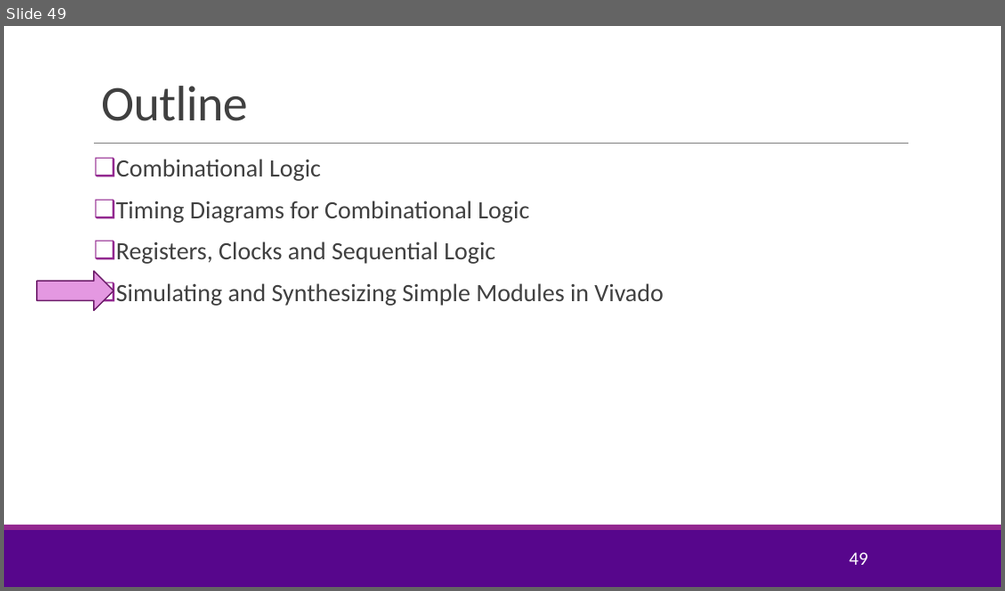
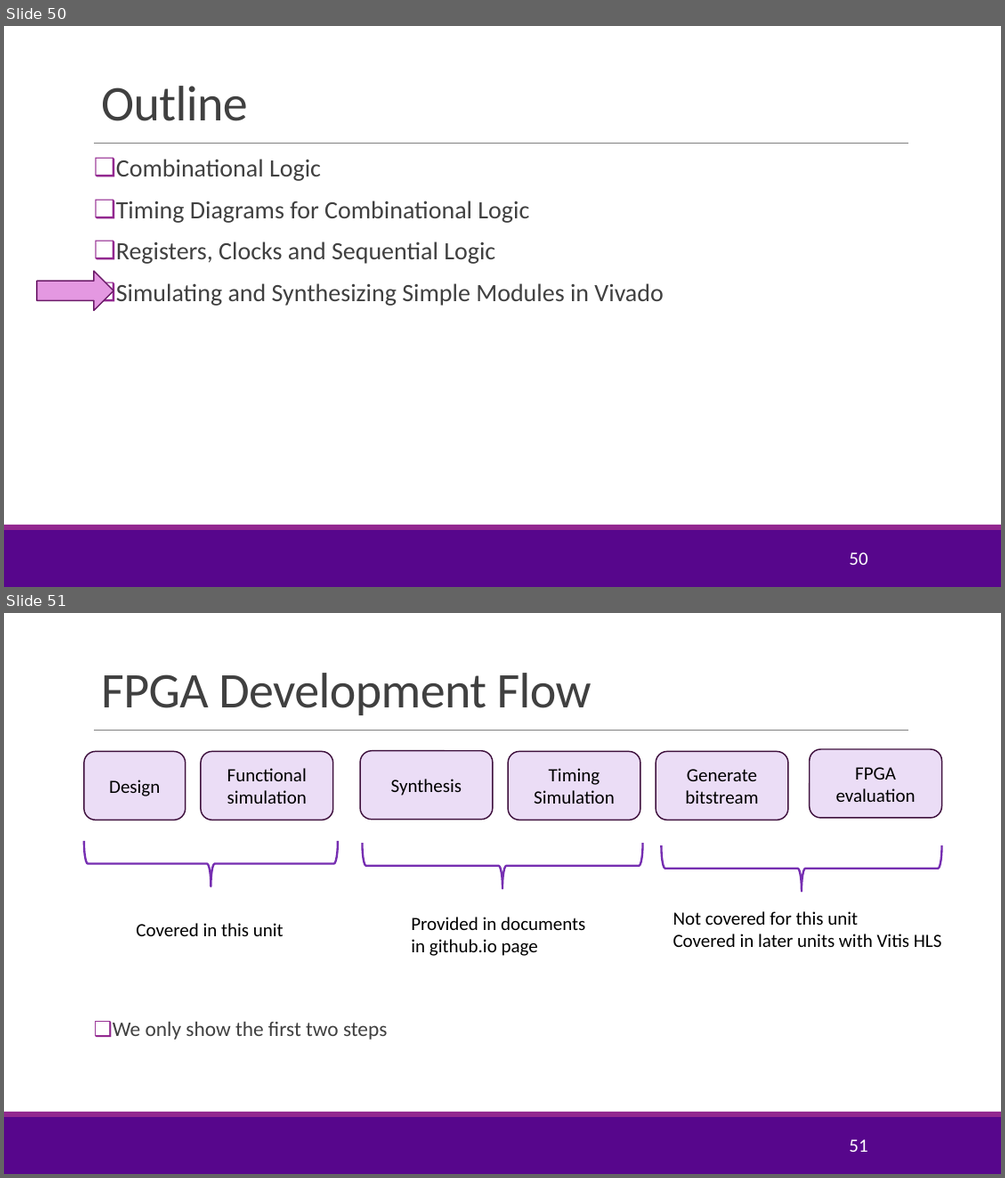
Before and after one commit to sdrangan/hwdesign, a slide deck: units/unit01_basic_logic/basic_logic.pptx. Shown one above the other, each under a label of ours: slide 49 before the commit, slides 50 and 51 after it. The pictures are 1005x591 and 1005x1178 pixels, drawn with LibreOffice and Linux fonts; fonts in the diff are those of the drawing; background and template pictures are left out. Boxes give left, top, right and bottom in pixels: in the first picture for what was removed or moved away, otherwise in the second. Text is boxed around its words. In the diff, an @@ line names an element or a change of style, - is before the commit and + after.

```diff
--- a/units/unit01_basic_logic/basic_logic.pptx
+++ b/units/unit01_basic_logic/basic_logic.pptx
@@ slide 51 added at [4, 613, 1001, 1174], background #FFFFFF; not listed: 3 template elements that a slide beside it also shows @@
@@ title added at [101, 673, 591, 715], 48 pt, text #404040 @@
+FPGA Development Flow
@@ rounded rectangle added at [84, 751, 185, 820], fill #EBDDF6, outline #40113F 1.25 pt, 18 pt, text #000000 @@
+Design
@@ rounded rectangle added at [201, 751, 333, 820], fill #EBDDF6, outline #40113F 1.25 pt, 18 pt, text #000000 @@
+Functional simulation
@@ rounded rectangle added at [360, 751, 493, 819], fill #EBDDF6, outline #40113F 1.25 pt, 18 pt, text #000000 @@
+Synthesis
@@ rounded rectangle added at [508, 751, 640, 820], fill #EBDDF6, outline #40113F 1.25 pt, 18 pt, text #000000 @@
+Timing Simulation
@@ rounded rectangle added at [656, 751, 788, 820], fill #EBDDF6, outline #40113F 1.25 pt, 18 pt, text #000000 @@
+Generate
+bitstream
@@ rounded rectangle added at [809, 749, 942, 818], fill #EBDDF6, outline #40113F 1.25 pt, 18 pt, text #000000 @@
+FPGA evaluation
@@ left brace added at [84, 840, 338, 886], outline #762EB1 2 pt @@
@@ left brace added at [362, 843, 643, 888], outline #762EB1 2 pt @@
@@ left brace added at [662, 845, 942, 892], outline #762EB1 2 pt @@
@@ text added at [136, 923, 283, 936], 18 pt, text #000000 @@
+Covered in this unit
@@ text added at [411, 916, 585, 956], 18 pt, text #000000 @@
+Provided in documents in github.io page
@@ text added at [673, 911, 942, 947], 18 pt, text #000000 @@
+Not covered for this unit
+Covered in later units with Vitis HLS
@@ text added at [113, 1022, 387, 1039], 20 pt, text #404040 @@
+❑ We only show the first two steps
@@ page number added at [849, 1139, 867, 1151], 18 pt, text #FFFFFF @@
+51
@@ what was slide 49 is now slide 50 @@
@@ page number at [849, 552, 867, 564]: text changed @@
-49
+50
```
Also in this commit, not shown: 6 slides changed, 9 other slides added, 14 other files.
